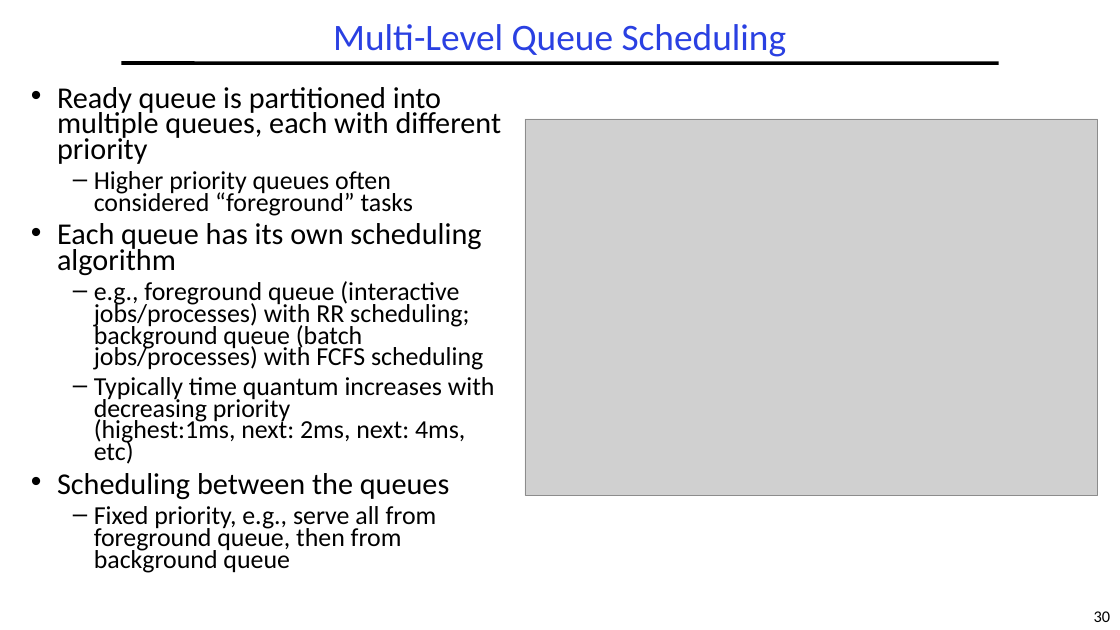
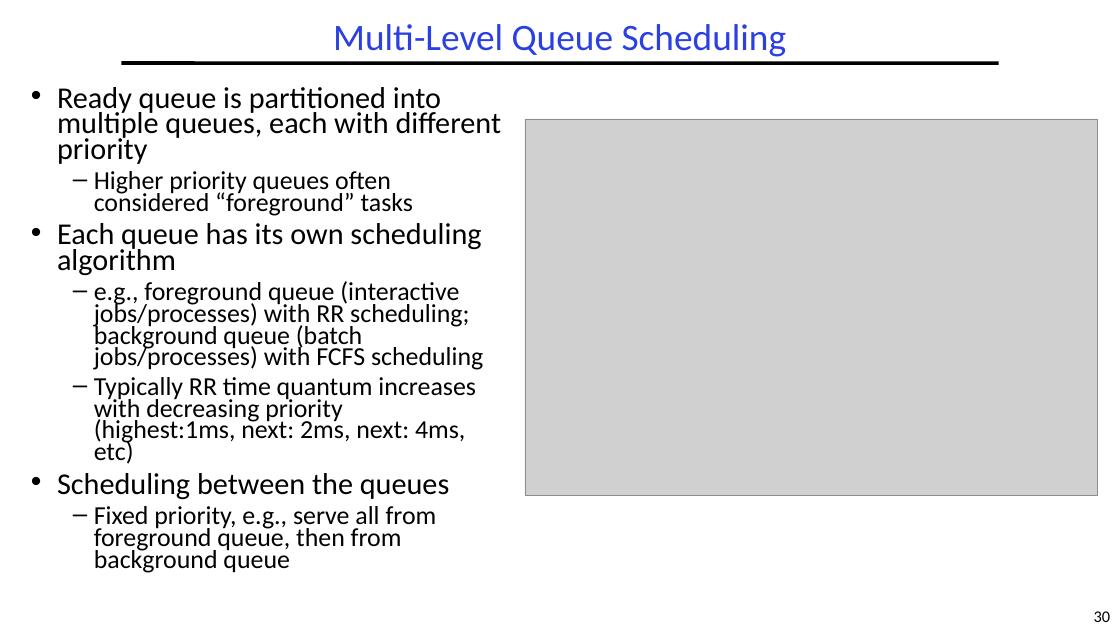
Before and after one commit to guhofstra/CSC112Fa26, a slide deck: slide 30 of PPTs/L5-Scheduling.pptx. Drawn at 1120x630 pixels with LibreOffice and Linux fonts; fonts in the diff are those of the drawing; grey boxes stand for pictures. Boxes give left, top, right and bottom in pixels: in the first picture for what was removed or moved away, otherwise in the second. Text is boxed around its words. In the diff, an @@ line names an element or a change of style, - is before the commit and + after.

```diff
--- a/PPTs/L5-Scheduling.pptx
+++ b/PPTs/L5-Scheduling.pptx
@@ text at (94,377,476,464): text changed @@
-  – Typically time quantum increases with decreasing priority
-    (highest:1ms, next: 2ms, next: 4ms, etc)
+  – Typically RR time quantum increases with decreasing priority
+    (highest:1ms, next: 2ms, next: 4ms, etc)
```
Also in this commit, not shown: 3 other slides changed, 4 other files.
